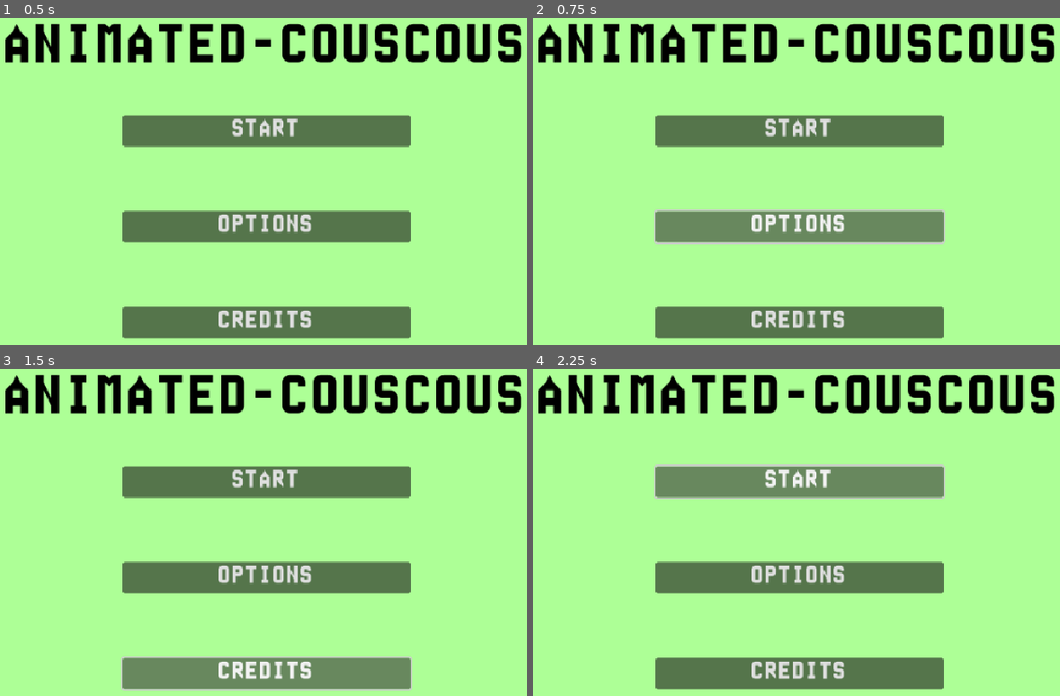
Above: before the commit, frames 1-4 (two rows, left to right).
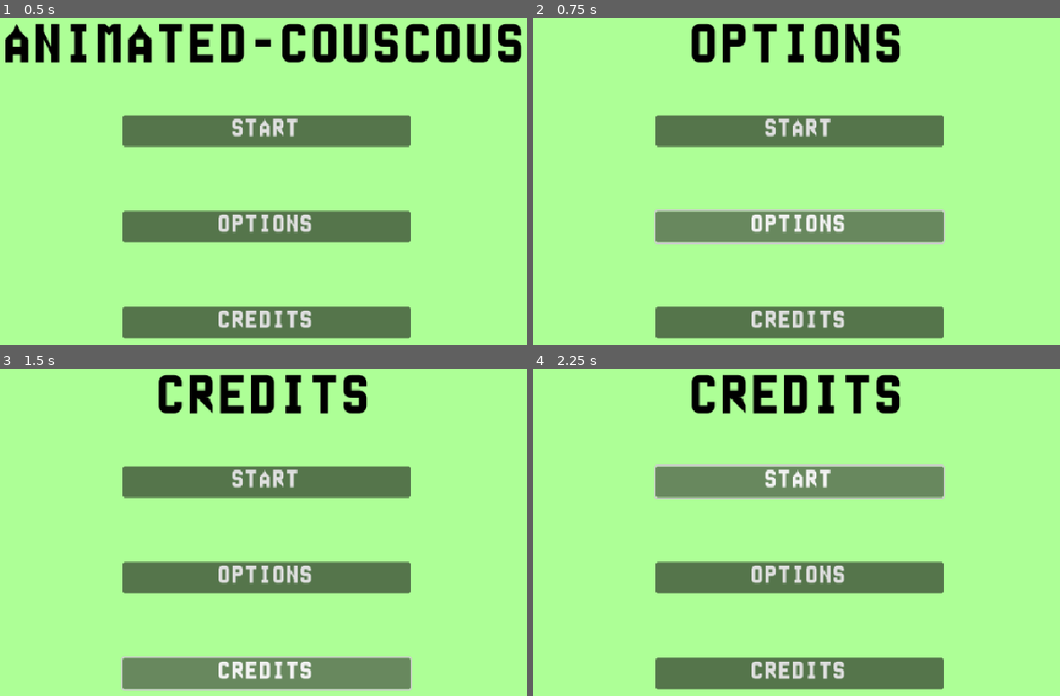
Above: after the commit, the same moments.

Repository: S2009-dev/animated-couscous
Game: Godot game, scene res://objects/menus/title_screen.tscn
Same seed, same stepped clock (60 frames per second), same inputs: the game is played once before the commit and once after it. This scene is started directly instead of the project's main scene.
Inputs:
- Up to frame 1 (0.5 s): no input
- Up to frame 2 (0.75 s): click "OPTIONS" at 0.5 s
- Up to frame 3 (1.5 s): click "CREDITS" at 1.25 s
- Up to frame 4 (2.25 s): click "START" at 2 s

Frame 1 is identical in both runs. In frame 2, 6.1% of the frame differs, in the area x 1-99%, y 1-14%; in frame 3, 6.4%; in frame 4, 6.4%.

Commit message:
test: :poop: buttons action

Diff:
--- a/objects/menus/title_screen.tscn
+++ b/objects/menus/title_screen.tscn
@@ -38,7 +38,7 @@
 horizontal_alignment = 1
 vertical_alignment = 1
 
-[node name="Container" type="Control" parent="."]
+[node name="MainContainer" type="Control" parent="."]
 layout_mode = 1
 anchors_preset = 8
 anchor_left = 0.5
@@ -52,7 +52,7 @@
 grow_horizontal = 2
 grow_vertical = 2
 
-[node name="Start" type="Control" parent="Container"]
+[node name="Start" type="Control" parent="MainContainer"]
 layout_mode = 1
 anchors_preset = 8
 anchor_left = 0.5
@@ -66,7 +66,7 @@
 grow_horizontal = 2
 grow_vertical = 2
 
-[node name="StartBtn" type="Button" parent="Container/Start"]
+[node name="StartBtn" type="Button" parent="MainContainer/Start"]
 layout_mode = 1
 anchors_preset = 8
 anchor_left = 0.5
@@ -83,7 +83,7 @@
 theme_override_font_sizes/font_size = 32
 text = "START"
 
-[node name="Options" type="Control" parent="Container"]
+[node name="Options" type="Control" parent="MainContainer"]
 layout_mode = 1
 anchors_preset = 8
 anchor_left = 0.5
@@ -97,7 +97,7 @@
 grow_horizontal = 2
 grow_vertical = 2
 
-[node name="OptionsBtn" type="Button" parent="Container/Options"]
+[node name="OptionsBtn" type="Button" parent="MainContainer/Options"]
 layout_mode = 1
 anchors_preset = 8
 anchor_left = 0.5
@@ -114,7 +114,7 @@
 theme_override_font_sizes/font_size = 32
 text = "OPTIONS"
 
-[node name="Credits" type="Control" parent="Container"]
+[node name="Credits" type="Control" parent="MainContainer"]
 layout_mode = 1
 anchors_preset = 8
 anchor_left = 0.5
@@ -128,7 +128,7 @@
 grow_horizontal = 2
 grow_vertical = 2
 
-[node name="CreditsBtn" type="Button" parent="Container/Credits"]
+[node name="CreditsBtn" type="Button" parent="MainContainer/Credits"]
 layout_mode = 1
 anchors_preset = 8
 anchor_left = 0.5
@@ -145,5 +145,5 @@
 theme_override_font_sizes/font_size = 32
 text = "CREDITS"
 
-[connection signal="pressed" from="Container/Options/OptionsBtn" to="." method="_on_options_btn_pressed"]
-[connection signal="pressed" from="Container/Credits/CreditsBtn" to="." method="_on_credits_btn_pressed"]
+[connection signal="pressed" from="MainContainer/Options/OptionsBtn" to="." method="_on_options_btn_pressed"]
+[connection signal="pressed" from="MainContainer/Credits/CreditsBtn" to="." method="_on_credits_btn_pressed"]
--- a/scripts/menus/title_screen.gd
+++ b/scripts/menus/title_screen.gd
@@ -6,14 +6,9 @@
 	pass # Replace with function body.
 
 
-# Called every frame. 'delta' is the elapsed time since the previous frame.
-func _process(delta: float) -> void:
-	pass
-
-
 func _on_options_btn_pressed() -> void:
-	pass # Replace with function body.
+	$Title.text = "OPTIONS"
 
 
 func _on_credits_btn_pressed() -> void:
-	pass # Replace with function body.
+	$Title.text = "CREDITS"
